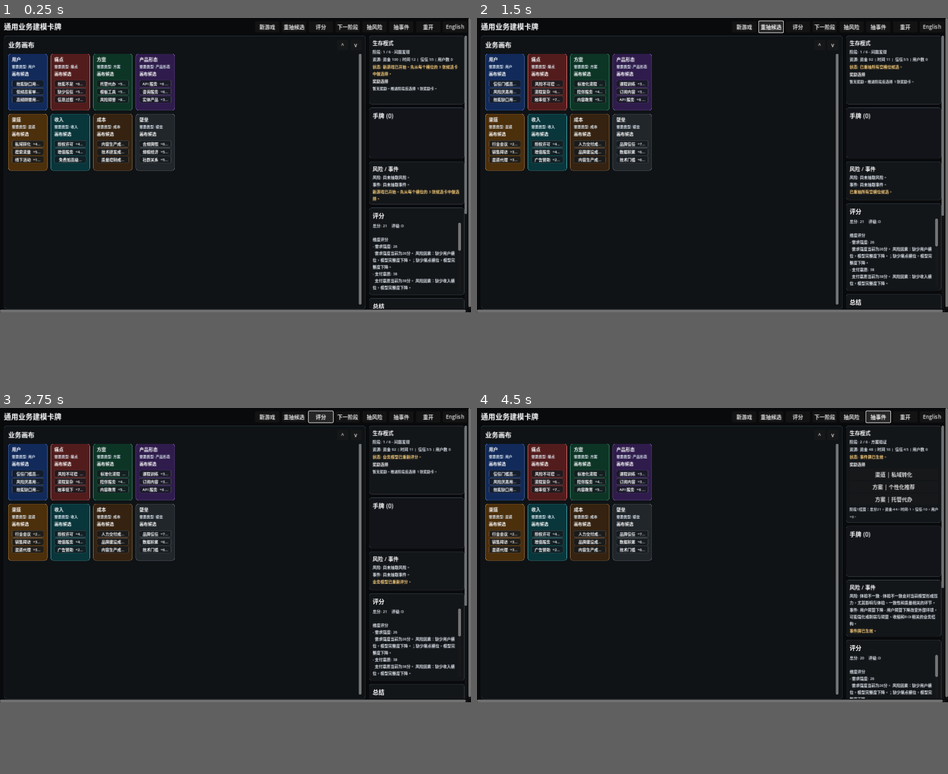
Above: before the commit, frames 1-4 (two rows, left to right).
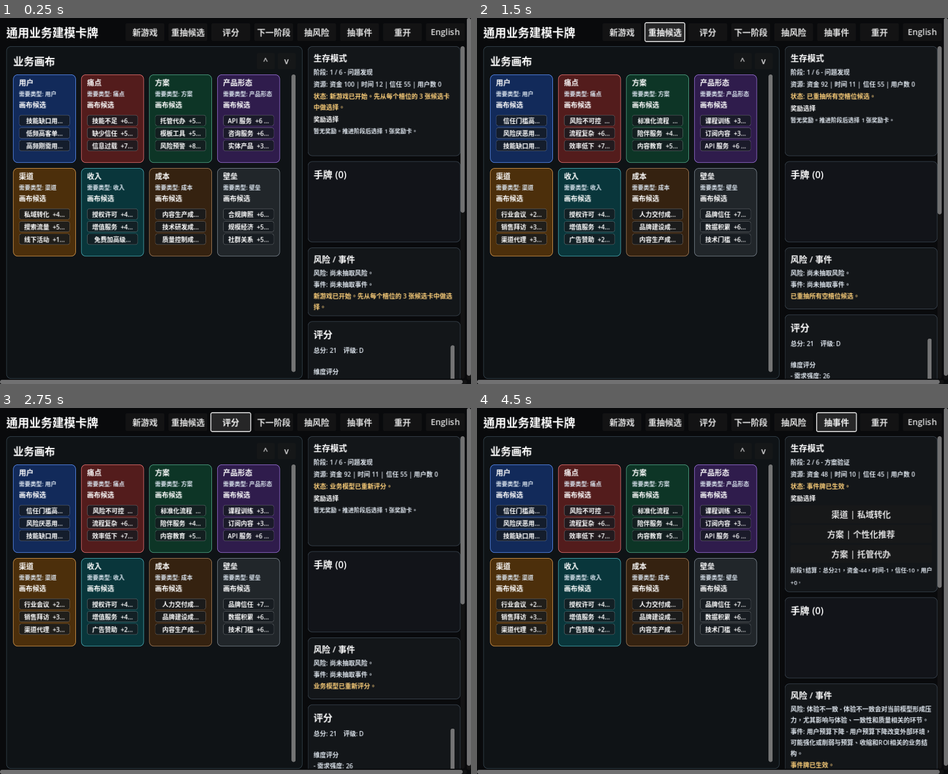
Above: after the commit, the same moments.

Repository: HelloKuoty/poker
Game: Godot game, scene res://scenes/main.tscn
The game is run twice, just before and just after one commit, with the same random seed, the same clock (stepped at 60 frames per second) and the same inputs.
Inputs:
- Up to frame 1 (0.25 s): no input
- Up to frame 2 (1.5 s): click "新游戏" at 0.5 s; click "重抽候选" at 1.25 s
- Up to frame 3 (2.75 s): click "评分" at 2 s
- Up to frame 4 (4.5 s): click "下一阶段" at 2.75 s; click "抽风险" at 3.5 s; click "抽事件" at 4.25 s
In our replay, the window is 800x500 before the commit and 800x622 after it. These sizes can differ from the game's own. Grey fills any space a smaller window leaves; there, only what the larger window draws over its background counts as a difference.

The runs differ from the first frame. In frame 1, 34% of the frame differs, in the area x 0-100%, y 0-100%; in frame 2, 34%; in frame 3, 34%; in frame 4, 35%.

Commit message:
Set compact default window size

Diff:
--- a/project.godot
+++ b/project.godot
@@ -12,8 +12,8 @@
 
 [display]
 
-window/size/viewport_width=1440
-window/size/viewport_height=900
+window/size/viewport_width=900
+window/size/viewport_height=700
 window/stretch/mode="canvas_items"
 window/stretch/aspect="expand"
 
--- /dev/null
+++ b/tools/project_config_test.gd
@@ -0,0 +1,24 @@
+extends SceneTree
+
+
+func _init() -> void:
+	var config := ConfigFile.new()
+	var error := config.load("res://project.godot")
+	if error != OK:
+		push_error("PROJECT_CONFIG_TEST_FAILED: cannot load project.godot")
+		quit(1)
+		return
+
+	var width := int(config.get_value("display", "window/size/viewport_width", 0))
+	var height := int(config.get_value("display", "window/size/viewport_height", 0))
+	if width <= 0 or height <= 0:
+		push_error("PROJECT_CONFIG_TEST_FAILED: invalid viewport size %dx%d" % [width, height])
+		quit(1)
+		return
+	if width > 960 or height > 700:
+		push_error("PROJECT_CONFIG_TEST_FAILED: default viewport too large %dx%d" % [width, height])
+		quit(1)
+		return
+
+	print("PROJECT_CONFIG_TEST_OK viewport=%dx%d" % [width, height])
+	quit(0)
Not shown, changed: ITERATION_LOG.md
Not shown, changed: TEST_PLAN.md
Not shown, changed: TODO.md
